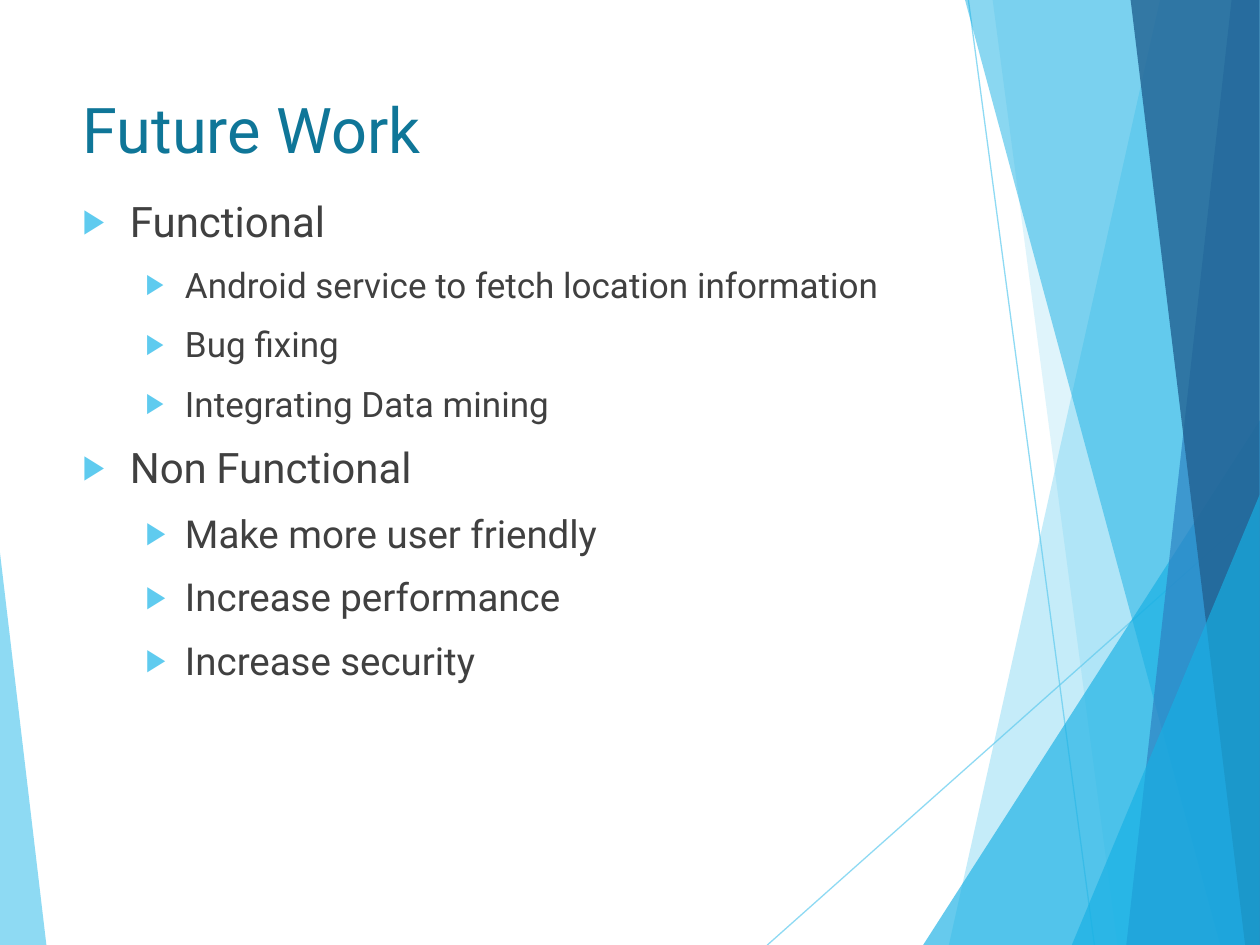
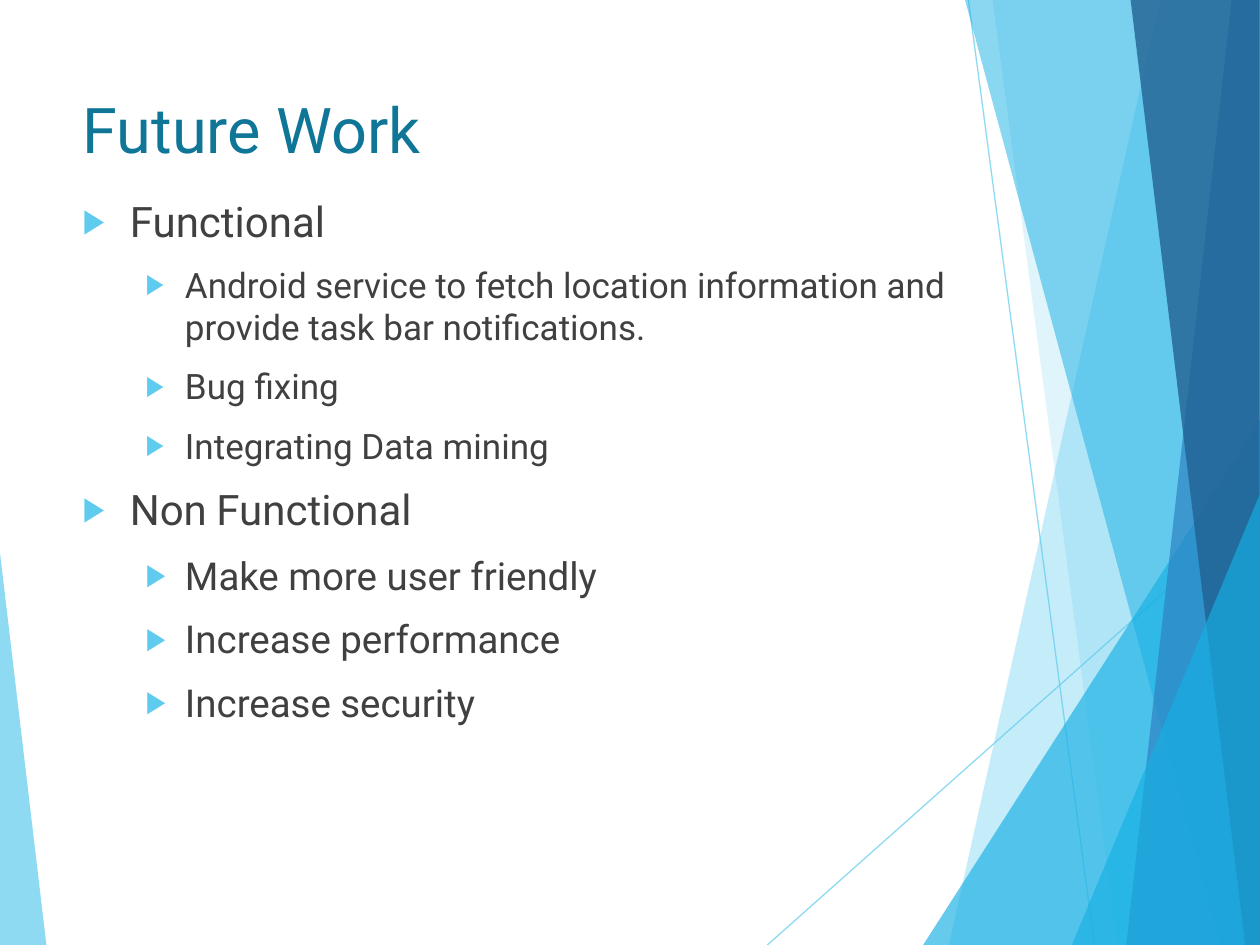
Before and after one commit to isurudewasurendra/SappuSavari, a slide deck: slide 28 of documentation/Location Based Mobile Marketing System.pptx (slide 26 before the commit). Drawn at 1260x945 pixels with LibreOffice and Linux fonts; fonts in the diff are those of the drawing. Boxes give left, top, right and bottom in pixels: in the first picture for what was removed or moved away, otherwise in the second. Text is boxed around its words. In the diff, an @@ line names an element or a change of style, - is before the commit and + after.

```diff
--- a/documentation/Location Based Mobile Marketing System.pptx
+++ b/documentation/Location Based Mobile Marketing System.pptx
@@ text at bbox=[185, 271, 945, 347]: text changed @@
-  ▶ Android service to fetch location information
+  ▶ Android service to fetch location information and provide task bar notifications.
```
Also in this commit, not shown: 4 other slides changed, 3 slides added, 1 slide removed, 8 other files.
